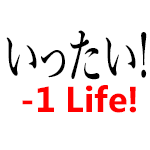
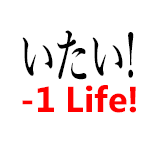
The second 150x150 image is a revision of the first. Changes to its layers:
renamed "いったい!" to "いたい!", painted on it over [6, 30, 147, 80]
